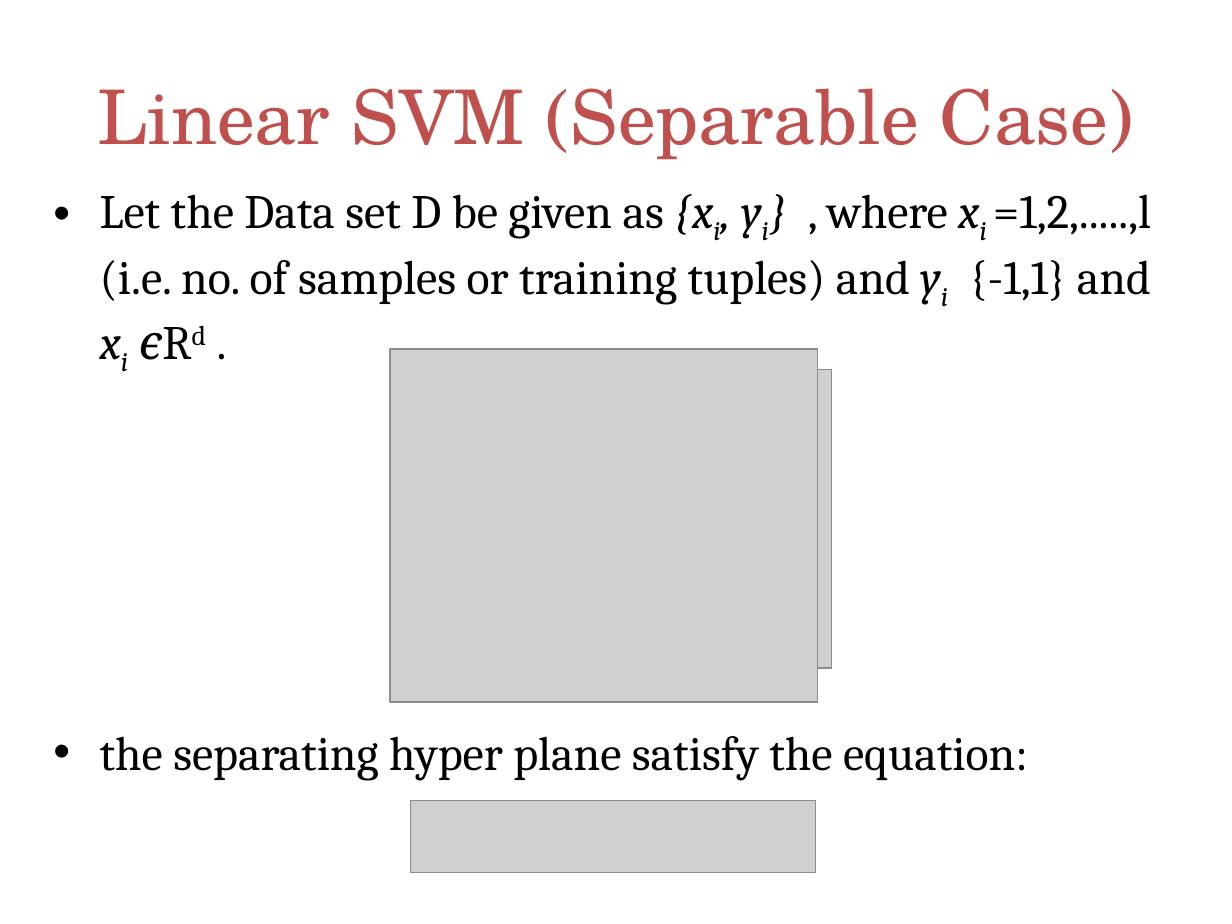
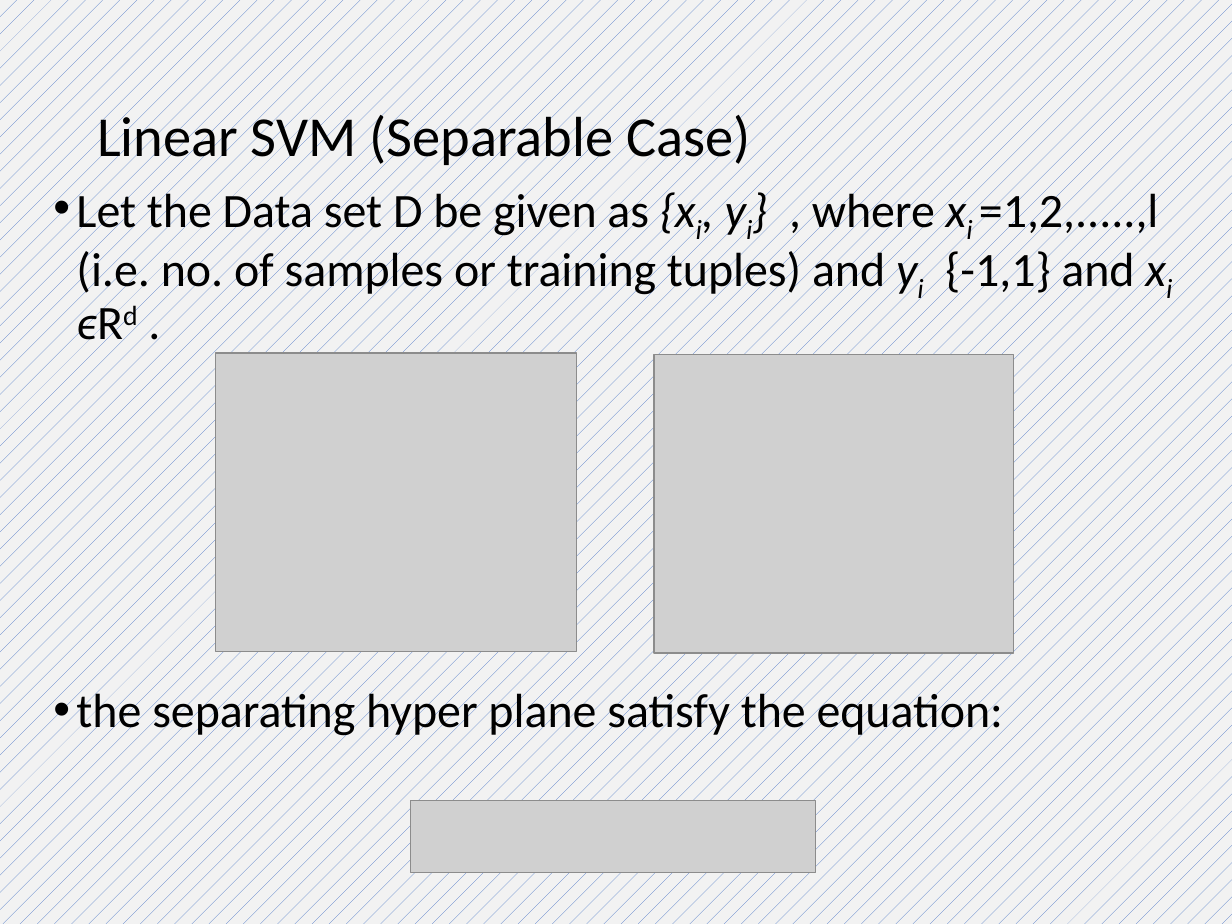
Before and after one commit to Shah-Aayush/semester-5-materials, a slide deck: slide 3 of ML - Machine Learning/Notes/swatiSVM for class.pptx. Drawn at 1232x924 pixels with LibreOffice and Linux fonts; fonts in the diff are those of the drawing; grey boxes stand for pictures; background and template pictures are left out. Boxes give left, top, right and bottom in pixels: in the first picture for what was removed or moved away, otherwise in the second. Text is boxed around its words. In the diff, an @@ line names an element or a change of style, - is before the commit and + after.

```diff
--- a/ML - Machine Learning/Notes/swatiSVM for class.pptx
+++ b/ML - Machine Learning/Notes/swatiSVM for class.pptx
@@ background picture (left out) to pattern #4472C4 on #F2F2F2 @@
@@ title "Linear SVM (Separable Case)": place and size @@
-title "Linear SVM (Separable Case)" at [97, 88, 1134, 159]
+title "Linear SVM (Separable Case)" at [97, 109, 750, 170]
@@ title "Linear SVM (Separable Case)" at [97, 109, 750, 170]: size 44 to 33 pt, font TeX Gyre Schola to Calibri, text colour #C0504D to #000000; alignment centre to left; line spacing 1 to 0.9 @@
@@ text "Let the Data set D ..." at [76, 187, 1158, 739]: font Cambria to Calibri; indent changed; line spacing 1 to 0.9; more space between paragraphs @@
@@ picture: place and size @@
-picture at [391, 349, 818, 701]
+picture at [216, 354, 577, 652]
@@ picture: place and size @@
-picture at [472, 370, 832, 668]
+picture at [654, 355, 1014, 653]
```
Also in this commit, not shown: 52 other slides changed, 22 other files.
